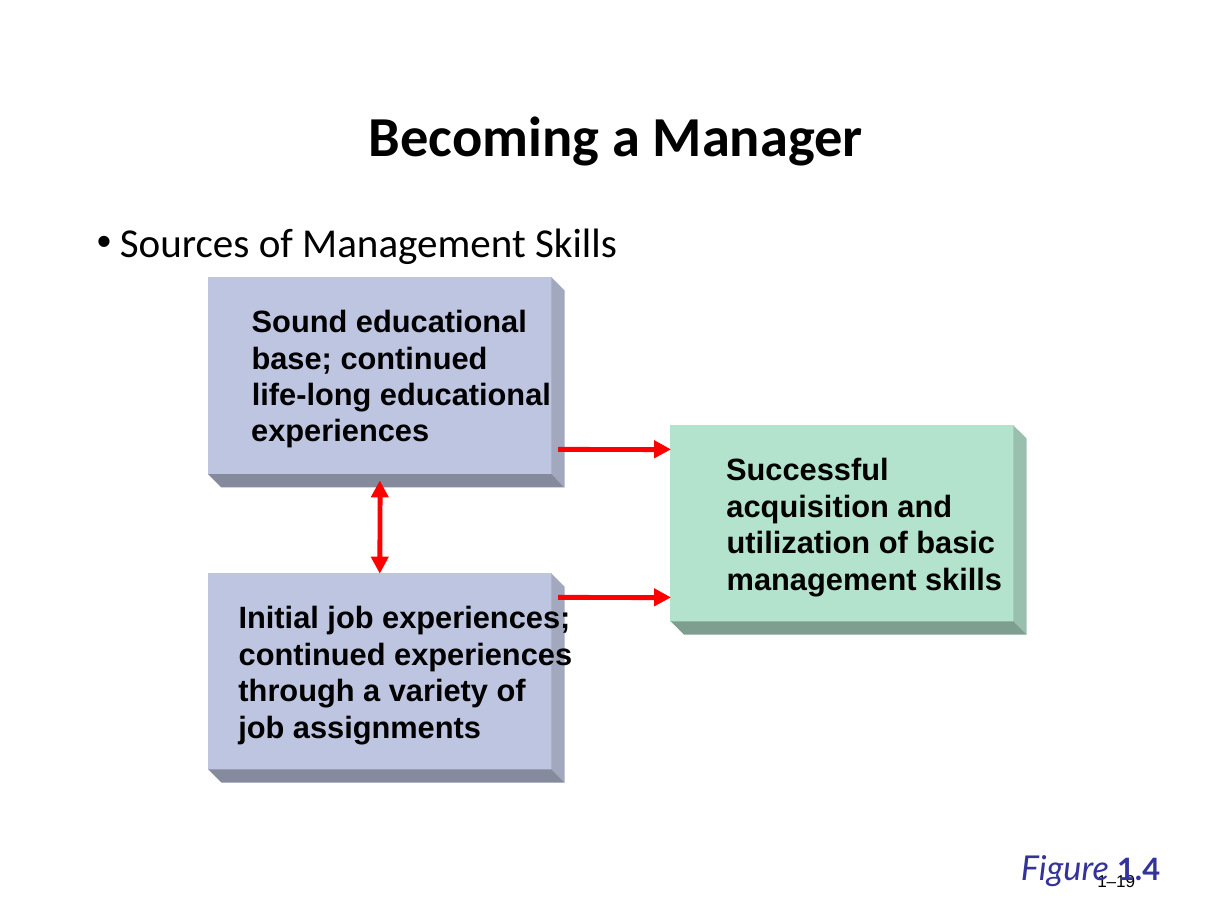
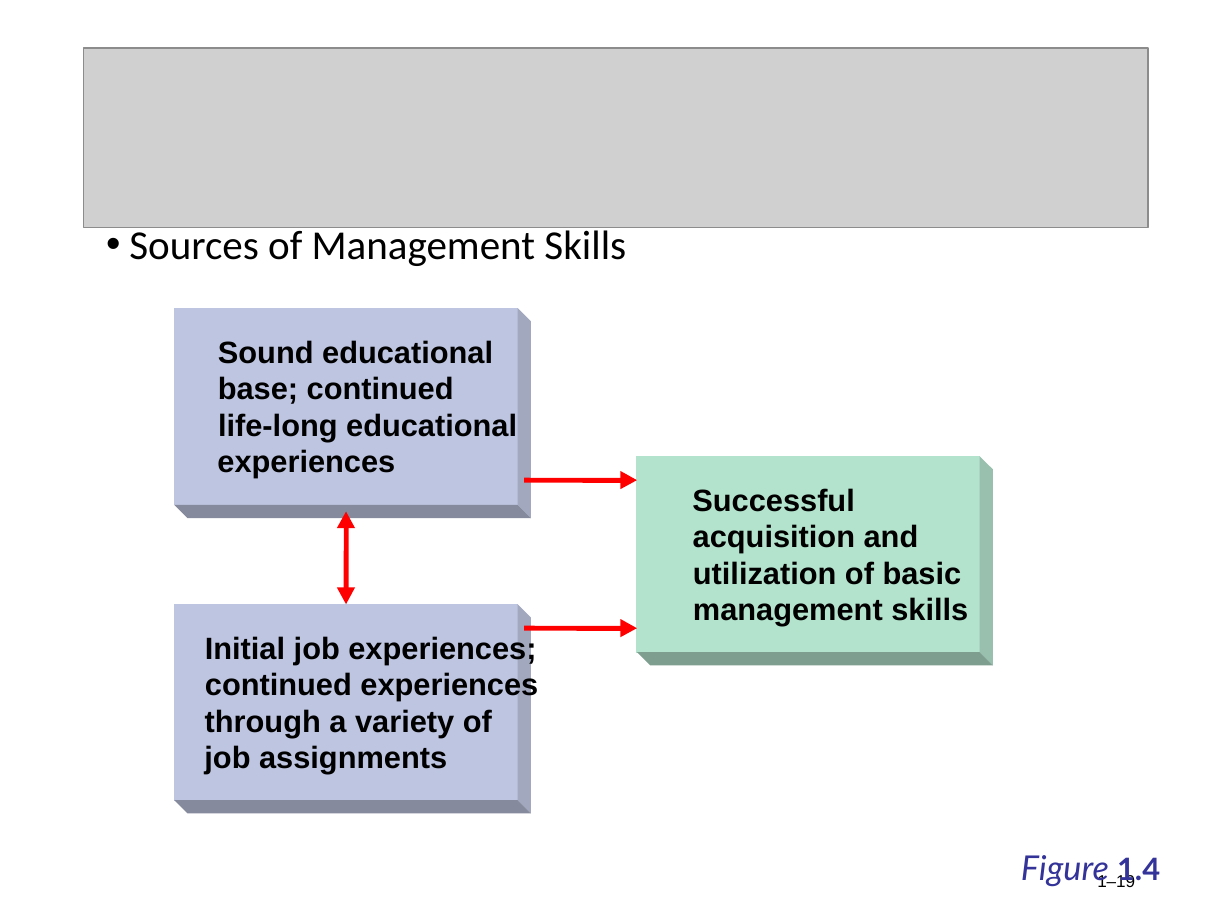
Before and after one commit to AbdullahRFA/3_2_ALL_Resources, a slide deck: slide 19 of Management & Accounting /Management/Chapter-1 (MGT).ppt. Drawn at 1232x924 pixels with LibreOffice and Linux fonts; fonts in the diff are those of the drawing; grey boxes stand for pictures. Boxes give left, top, right and bottom in pixels: in the first picture for what was removed or moved away, otherwise in the second. Text is boxed around its words. In the diff, an @@ line names an element or a change of style, - is before the commit and + after.

Commit message:
added management and accoutn tutorial

```diff
--- a/Management & Accounting /Management/Chapter-1 (MGT).ppt
+++ b/Management & Accounting /Management/Chapter-1 (MGT).ppt
@@ picture added at (x1=84, y1=48, x2=1148, y2=228) @@
@@ title removed at (x1=369, y1=116, x2=863, y2=166) @@
-Becoming a Manager
@@ text "Sources of Management Skills" rewrapped from (x1=120, y1=228, x2=617, y2=264) to (x1=129, y1=225, x2=626, y2=266) @@
@@ 12 texts, 10 freeform shapes, 3 rectangles, 3 lines moved together from (x1=208, y1=277, x2=1027, y2=782) to (x1=174, y1=308, x2=993, y2=813) @@
```
Also in this commit, not shown: 14 other slides changed, 2 slides added, 2 slides removed, 5 other files.
